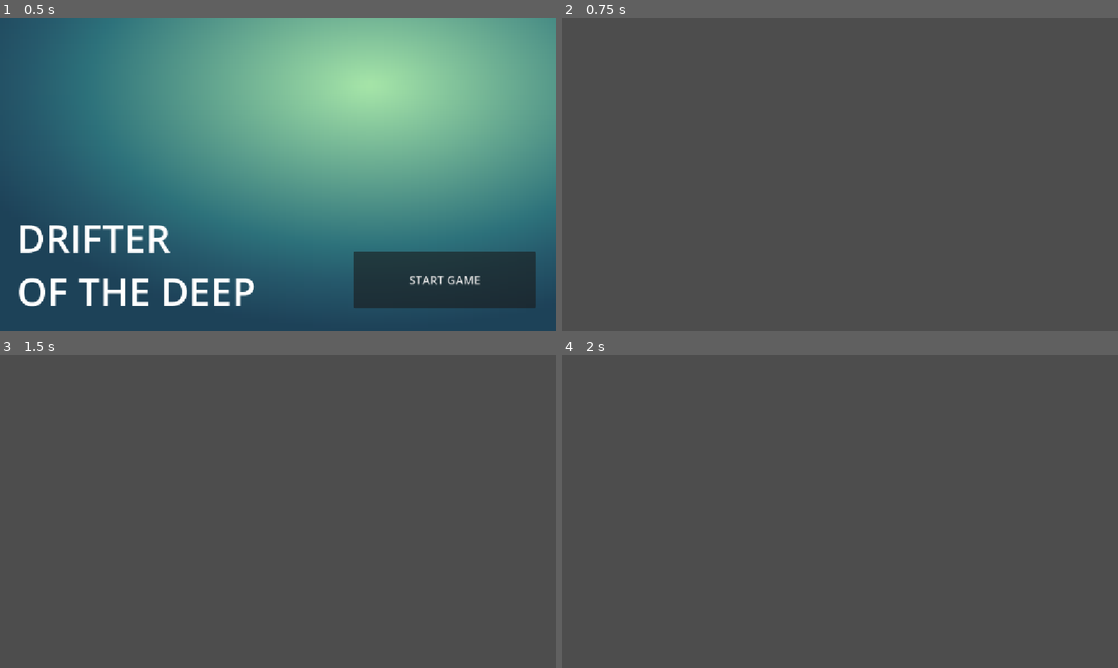
Above: before the commit, frames 1-4 (two rows, left to right).
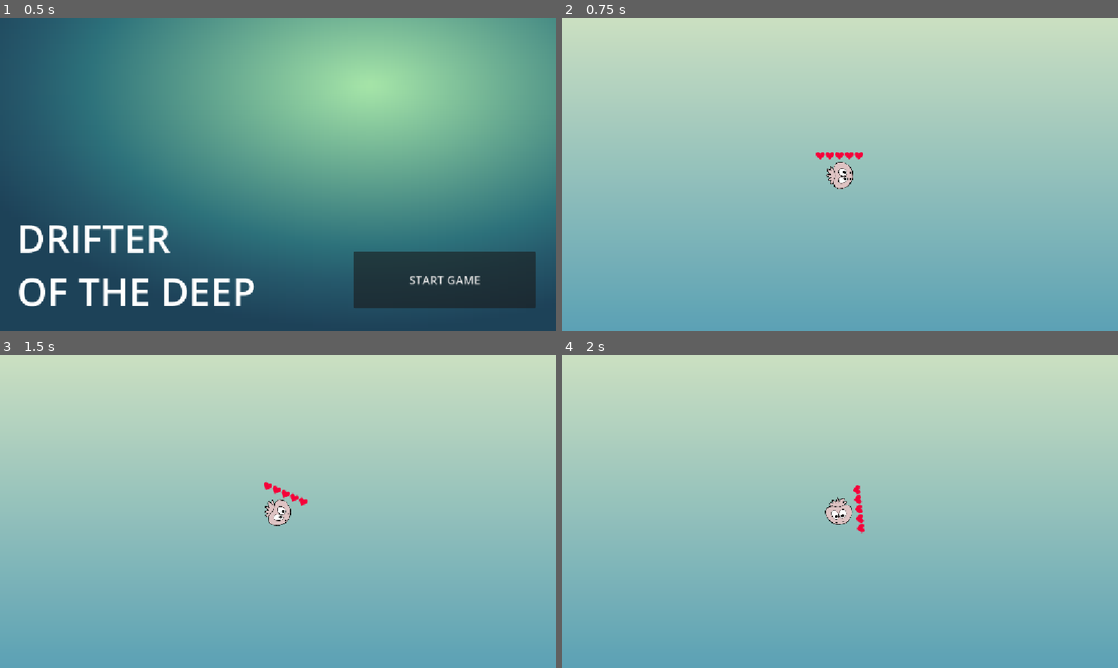
Above: after the commit, the same moments.

Repository: D4NIFAKTOR1ELLE/DrifterOfTheDeep
Game: Godot game, scene res://ui/StartScreen.tscn
Two runs of this game, one before a commit and one after it. Both use one fixed random seed, a clock stepped at 60 frames per second and the inputs below.
Inputs:
- Up to frame 1 (0.5 s): no input
- Up to frame 2 (0.75 s): click "START GAME" at 0.5 s
- Up to frame 3 (1.5 s): tap Enter at 1.25 s; hold Right (right) from 1.28 s (still down); tap Space (swim) at 1.35 s
- Up to frame 4 (2 s): keep holding Right (right)

Frame 1 is identical in both runs. In frame 2, 100% of the frame differs, in the area x 0-100%, y 0-100%; in frame 3, 100%; in frame 4, 100%.

Commit message:
Added things

Diff:
--- /dev/null
+++ b/drifter-of-the-deep/game/characters/HealthBar.tscn
@@ -0,0 +1,29 @@
+[gd_scene format=3 uid="uid://cwulp5w7o7erw"]
+
+[ext_resource type="Texture2D" uid="uid://bvq105khfebiv" path="res://assets/elements/health_icon.png" id="1_fbh0y"]
+
+[sub_resource type="StyleBoxFlat" id="StyleBoxFlat_fbh0y"]
+bg_color = Color(0.31090328, 0.11669334, 0.11272455, 1)
+
+[sub_resource type="StyleBoxFlat" id="StyleBoxFlat_cdx7k"]
+bg_color = Color(0.96132666, 0, 0.22230083, 1)
+
+[node name="TextureRect" type="TextureRect" unique_id=79594106]
+clip_children = 1
+offset_left = -51.0
+offset_top = -49.0
+offset_right = 50.0
+offset_bottom = -28.0
+texture = ExtResource("1_fbh0y")
+stretch_mode = 1
+
+[node name="ProgressBar" type="ProgressBar" parent="." unique_id=489815321]
+layout_mode = 0
+offset_left = 1.0
+offset_right = 101.0
+offset_bottom = 21.0
+theme_override_styles/background = SubResource("StyleBoxFlat_fbh0y")
+theme_override_styles/fill = SubResource("StyleBoxFlat_cdx7k")
+max_value = 5.0
+value = 5.0
+show_percentage = false
--- a/drifter-of-the-deep/game/characters/Jelly.tscn
+++ b/drifter-of-the-deep/game/characters/Jelly.tscn
@@ -1,13 +1,22 @@
 [gd_scene format=3 uid="uid://cg4dvpg0ivema"]
 
 [ext_resource type="Script" uid="uid://cih5fmr52hpfi" path="res://game/characters/jelly.gd" id="1_ijgx5"]
+[ext_resource type="Texture2D" uid="uid://dr8vm08geo3ip" path="res://assets/character/jelly_spritesheet.png" id="2_ii5tr"]
+[ext_resource type="PackedScene" uid="uid://cwulp5w7o7erw" path="res://game/characters/HealthBar.tscn" id="3_voh5p"]
 
 [sub_resource type="RectangleShape2D" id="RectangleShape2D_mq5jx"]
 size = Vector2(62, 62)
 
+[sub_resource type="AtlasTexture" id="AtlasTexture_voh5p"]
+atlas = ExtResource("2_ii5tr")
+region = Rect2(0, 0, 140, 140)
+
 [sub_resource type="SpriteFrames" id="SpriteFrames_mq5jx"]
 animations = [{
-"frames": [],
+"frames": [{
+"duration": 1.0,
+"texture": SubResource("AtlasTexture_voh5p")
+}],
 "loop": true,
 "name": &"Idle",
 "speed": 5.0
@@ -32,9 +41,16 @@
 shape = SubResource("RectangleShape2D_mq5jx")
 
 [node name="Sprite" type="AnimatedSprite2D" parent="." unique_id=10979587]
+scale = Vector2(0.5, 0.5)
 sprite_frames = SubResource("SpriteFrames_mq5jx")
-animation = &"Tumble"
+animation = &"Idle"
 
 [node name="Camera2D" type="Camera2D" parent="." unique_id=975648518]
 
+[node name="RayCast2D" type="RayCast2D" parent="." unique_id=1820523520]
+target_position = Vector2(76, 0)
+
 [node name="AnimationPlayer" type="AnimationPlayer" parent="." unique_id=1317180509]
+
+[node name="TextureRect" parent="." unique_id=79594106 instance=ExtResource("3_voh5p")]
+offset_right = 51.0
--- a/drifter-of-the-deep/game/characters/jelly.gd
+++ b/drifter-of-the-deep/game/characters/jelly.gd
@@ -2,10 +2,14 @@
 
 class_name Player
 
+@onready var ray: RayCast2D = $RayCast2D
+@onready var camera: Camera2D = $Camera2D
+
 var speed = 300.0
 var trajectory = 400
-var rotation_speed: float = 1.5
+var rotation_speed: float = PI / 1.5
 var health: int = 5
+var ideas_collected: int = 0
 
 var cooldown: bool = false
 
@@ -21,3 +25,22 @@
 func swim():
 	if cooldown:
 		return
+
+	cooldown = true
+
+	var forward: Vector2 = Vector2.RIGHT.rotated(rotation)
+	var distance: float = trajectory
+
+	var target_position = global_position + forward * distance
+
+	var tween: Tween = create_tween()
+	tween.tween_property(self, "global_position", target_position, 0.6)
+
+	await tween.finished
+
+	cooldown = false
+
+func get_camera_rect() -> Rect2:
+	var pos = camera.get_target_position()
+	var half_size = camera.get_viewport_rect().size * 0.5
+	return Rect2(pos - half_size, pos + half_size)
--- a/drifter-of-the-deep/game/elements/Idea.tscn
+++ b/drifter-of-the-deep/game/elements/Idea.tscn
@@ -1,6 +1,7 @@
 [gd_scene format=3 uid="uid://d1hrs2t0rbkq5"]
 
 [ext_resource type="Script" uid="uid://brealvc4f5jou" path="res://game/elements/idea.gd" id="1_0ruvh"]
+[ext_resource type="Texture2D" uid="uid://mtttu27ipjgy" path="res://assets/elements/idea.png" id="2_umbjf"]
 
 [sub_resource type="RectangleShape2D" id="RectangleShape2D_ubcc3"]
 
@@ -11,8 +12,14 @@
 script = ExtResource("1_0ruvh")
 
 [node name="Sprite" type="Sprite2D" parent="." unique_id=1621434772]
+scale = Vector2(0.753, 0.8)
+texture = ExtResource("2_umbjf")
 
 [node name="Collision" type="CollisionShape2D" parent="." unique_id=431168115]
 shape = SubResource("RectangleShape2D_ubcc3")
 
+[node name="SelfDestructTimer" type="Timer" parent="." unique_id=1994374830]
+wait_time = 7.0
+
 [connection signal="body_entered" from="." to="." method="_on_body_entered"]
+[connection signal="timeout" from="SelfDestructTimer" to="." method="_on_self_destruct_timer_timeout"]
--- a/drifter-of-the-deep/game/elements/idea.gd
+++ b/drifter-of-the-deep/game/elements/idea.gd
@@ -1,11 +1,20 @@
 extends Area2D
 
-
-
+@onready var sprite = $Sprite
+@onready var collision: CollisionShape2D = $Collision
 
 func _on_body_entered(body: Node2D) -> void:
 	if body is Player:
 		collect()
 
 func collect():
-	pass
+	collision.set_deferred("disabled", true)
+	var tween: Tween = create_tween().set_parallel(true)
+	tween.tween_property(sprite, "scale", Vector2(1.3, 1.3), 0.3)
+	tween.tween_property(sprite, "self_modulate", Color.TRANSPARENT, 0.3)
+	await tween.finished
+
+	queue_free()
+
+func _on_self_destruct_timer_timeout() -> void:
+	queue_free()
--- a/drifter-of-the-deep/game/game.gd
+++ b/drifter-of-the-deep/game/game.gd
@@ -1,9 +1,16 @@
 extends Node
 
 var phase: int = 1
+var player: Player
+var main_scene
 
 func start_game():
-	pass
+	player = Globals.jelly.instantiate()
+	main_scene = Globals.main_scene.instantiate()
+
+	add_child(main_scene)
+	main_scene.add_child(player)
+	player.global_position = main_scene.get_node("Spawn").global_position
 
 func finish_game():
 	pass
--- a/drifter-of-the-deep/game/globals.gd
+++ b/drifter-of-the-deep/game/globals.gd
@@ -3,3 +3,5 @@
 var start_screen: PackedScene = preload("res://ui/StartScreen.tscn")
 var end_screen: PackedScene = preload("res://ui/EndScreen.tscn")
 var jelly: PackedScene = preload("res://game/characters/Jelly.tscn")
+var main_scene: PackedScene = preload("res://game/scene/MainScene.tscn")
+var idea: PackedScene = preload("res://game/elements/Idea.tscn")
--- a/drifter-of-the-deep/game/scene/MainScene.tscn
+++ b/drifter-of-the-deep/game/scene/MainScene.tscn
@@ -1,10 +1,20 @@
 [gd_scene format=3 uid="uid://bawyitphgexhu"]
 
-[sub_resource type="WorldBoundaryShape2D" id="WorldBoundaryShape2D_vg7ww"]
-normal = Vector2(1, 0)
+[ext_resource type="PackedScene" uid="uid://la4yi4akt601" path="res://ui/Background.tscn" id="1_4r676"]
+[ext_resource type="Script" uid="uid://3inh6h7nk50q" path="res://game/scene/main_scene.gd" id="1_srjx5"]
 
 [node name="MainScene" type="TileMapLayer" unique_id=1575692685]
+script = ExtResource("1_srjx5")
 
-[node name="CollisionShape2D" type="CollisionShape2D" parent="." unique_id=820216217]
-position = Vector2(0, 150)
-shape = SubResource("WorldBoundaryShape2D_vg7ww")
+[node name="Background" parent="." unique_id=1199686135 instance=ExtResource("1_4r676")]
+
+[node name="Ideas" type="Node2D" parent="." unique_id=1074232102]
+
+[node name="Spawn" type="Marker2D" parent="." unique_id=771486536]
+position = Vector2(680, 309)
+
+[node name="Timer" type="Timer" parent="." unique_id=452056012]
+wait_time = 4.0
+autostart = true
+
+[connection signal="timeout" from="Timer" to="." method="_on_timer_timeout"]
--- /dev/null
+++ b/drifter-of-the-deep/game/scene/main_scene.gd
@@ -0,0 +1,22 @@
+extends TileMapLayer
+
+@onready var background = $Background
+@onready var player = Game.player
+@onready var ideas = $Ideas
+
+func random_idea_spawn():
+	var screen_rect: Rect2 = player.get_camera_rect()
+	print(screen_rect)
+	for i in range(5):
+		var new_idea = Globals.idea.instantiate()
+		new_idea.global_position = Vector2(
+			randf_range(screen_rect.position.x, screen_rect.position.y),
+			randf_range(screen_rect.end.x, screen_rect.end.y)
+		)
+
+		ideas.add_child(new_idea)
+
+func _on_timer_timeout() -> void:
+	await random_idea_spawn()
+
+	$Timer.start()
--- /dev/null
+++ b/drifter-of-the-deep/ui/Background.tscn
@@ -0,0 +1,21 @@
+[gd_scene format=3 uid="uid://la4yi4akt601"]
+
+[sub_resource type="Gradient" id="Gradient_4gsak"]
+offsets = PackedFloat32Array(0, 0.44578314, 1)
+colors = PackedColorArray(0.11425678, 0.18517625, 0.42216712, 1, 0.26202995, 0.57803214, 0.69567806, 1, 0.7910783, 0.87337565, 0.75837463, 1)
+
+[sub_resource type="GradientTexture2D" id="GradientTexture2D_tk0ko"]
+gradient = SubResource("Gradient_4gsak")
+fill_from = Vector2(1, 1)
+
+[node name="Background" type="CanvasLayer" unique_id=1199686135]
+layer = -3
+
+[node name="TextureRect" type="TextureRect" parent="." unique_id=1761083340]
+anchors_preset = -1
+anchor_left = -0.0017361111
+anchor_top = -0.0046296297
+anchor_right = 2.1675348
+anchor_bottom = 2.2037036
+texture = SubResource("GradientTexture2D_tk0ko")
+metadata/_edit_use_anchors_ = true
--- /dev/null
+++ b/drifter-of-the-deep/ui/UI.tscn
@@ -0,0 +1,36 @@
+[gd_scene format=3 uid="uid://cvbeb6cbn3xkg"]
+
+[ext_resource type="Script" uid="uid://br0idacnaumea" path="res://ui/ui.gd" id="1_xmm75"]
+
+[sub_resource type="Theme" id="Theme_xmm75"]
+
+[node name="UI" type="CanvasLayer" unique_id=1479335240]
+script = ExtResource("1_xmm75")
+
+[node name="Container" type="HBoxContainer" parent="." unique_id=856814825]
+offset_left = 25.0
+offset_top = 14.0
+offset_right = 1126.0
+offset_bottom = 32.0
+theme = SubResource("Theme_xmm75")
+theme_override_constants/separation = 20
+
+[node name="Bar1" type="ProgressBar" parent="Container" unique_id=593252103]
+layout_mode = 2
+size_flags_horizontal = 3
+size_flags_vertical = 1
+max_value = 30.0
+show_percentage = false
+
+[node name="Bar2" type="ProgressBar" parent="Container" unique_id=1177266348]
+layout_mode = 2
+size_flags_horizontal = 3
+size_flags_vertical = 1
+max_value = 30.0
+show_percentage = false
+
+[node name="Bar3" type="ProgressBar" parent="Container" unique_id=1435436830]
+layout_mode = 2
+size_flags_horizontal = 3
+size_flags_vertical = 1
+show_percentage = false
--- /dev/null
+++ b/drifter-of-the-deep/ui/ui.gd
@@ -0,0 +1,8 @@
+extends CanvasLayer
+
+@onready var bar1 = $Container/Bar1
+@onready var bar2 = $Container/Bar2
+@onready var bar3 = $Container/Bar3
+
+func _ready() -> void:
+	pass # Replace with function body.
Binary file added: drifter-of-the-deep/assets/character/jelly_spritesheet.png
Not shown, added: drifter-of-the-deep/assets/character/jelly_spritesheet.png.import
Binary file added: drifter-of-the-deep/assets/elements/health_icon.png
Not shown, added: drifter-of-the-deep/assets/elements/health_icon.png.import
Binary file added: drifter-of-the-deep/assets/elements/health_icon2.png
Not shown, added: drifter-of-the-deep/assets/elements/health_icon2.png.import
Binary file added: drifter-of-the-deep/assets/elements/idea.png
Not shown, added: drifter-of-the-deep/assets/elements/idea.png.import
Not shown, added: drifter-of-the-deep/game/scene/main_scene.gd.uid
Not shown, added: drifter-of-the-deep/ui/ui.gd.uid
